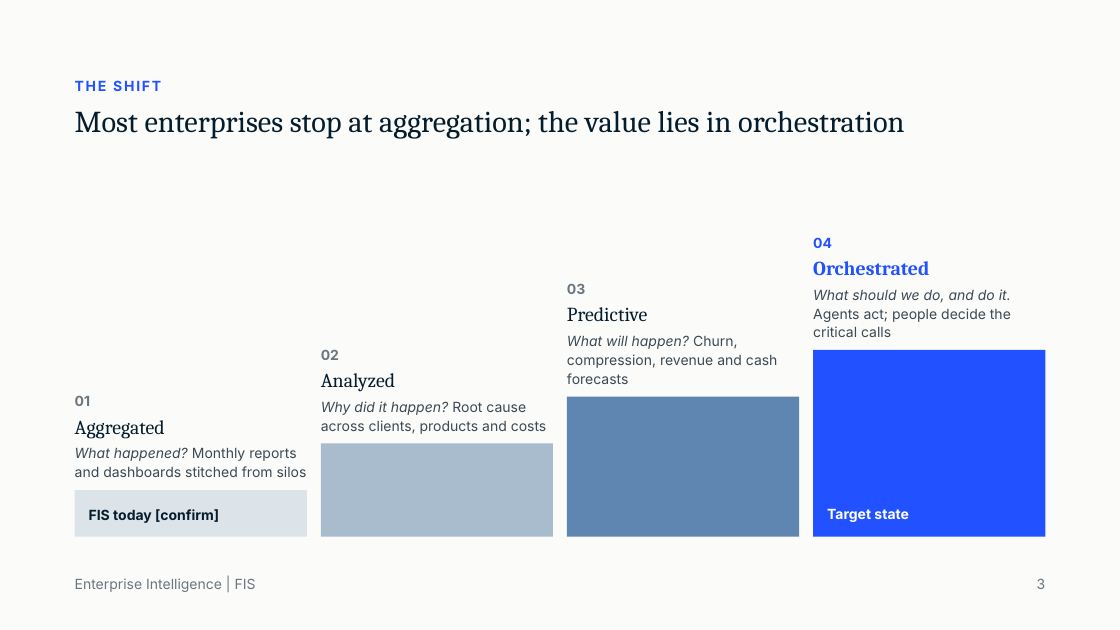
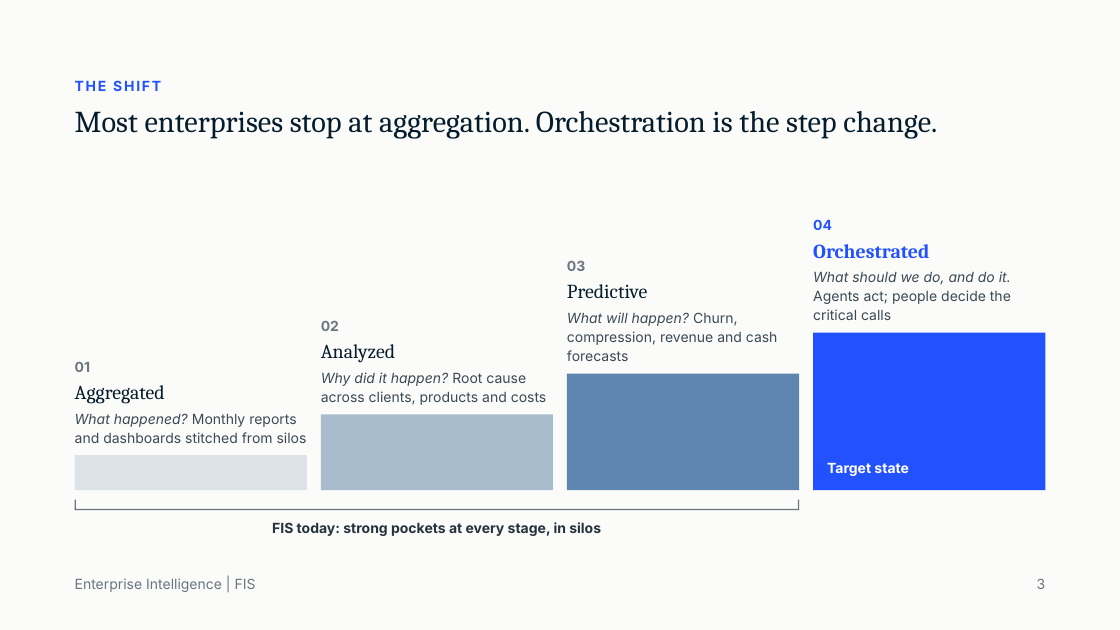
Before and after one commit to singhpawan/craigdeals, a slide deck: slide 3 of Enterprise Intelligence From Aggregated to Orchestrated.pptx. Drawn at 1120x630 pixels with LibreOffice and Linux fonts; fonts in the diff are those of the drawing. Boxes give left, top, right and bottom in pixels: in the first picture for what was removed or moved away, otherwise in the second. Text is boxed around its words. In the diff, an @@ line names an element or a change of style, - is before the commit and + after.

```diff
--- a/Enterprise Intelligence From Aggregated to Orchestrated.pptx
+++ b/Enterprise Intelligence From Aggregated to Orchestrated.pptx
@@ title at (x1=75, y1=111, x2=937, y2=139): text changed @@
-Most enterprises stop at aggregation; the value lies in orchestration
+Most enterprises stop at aggregation. Orchestration is the step change.
@@ 3 texts moved together from (x1=813, y1=237, x2=1011, y2=337) to (x1=813, y1=219, x2=1011, y2=320) @@
@@ 3 texts moved together from (x1=567, y1=284, x2=778, y2=384) to (x1=567, y1=261, x2=778, y2=361) @@
@@ 3 texts moved together from (x1=321, y1=350, x2=547, y2=434) to (x1=321, y1=321, x2=547, y2=405) @@
@@ rectangle "Target state" resized from (x1=813, y1=350, x2=1045, y2=537) to (x1=813, y1=333, x2=1045, y2=491) @@
@@ rectangle resized from (x1=567, y1=397, x2=799, y2=537) to (x1=567, y1=374, x2=799, y2=491) @@
@@ 3 texts moved together from (x1=75, y1=396, x2=307, y2=477) to (x1=75, y1=362, x2=307, y2=443) @@
@@ rectangle resized from (x1=321, y1=444, x2=553, y2=537) to (x1=321, y1=414, x2=553, y2=490) @@
@@ rectangle added at (x1=75, y1=455, x2=307, y2=491), fill #DCE3E9 @@
@@ rectangle removed at (x1=75, y1=490, x2=307, y2=537) @@
-FIS today [confirm]
@@ line added from (76, 500) to (76, 510), #6B7680 1 pt @@
@@ line added from (799, 500) to (799, 510), #6B7680 1 pt @@
@@ line added from (75, 510) to (799, 510), #6B7680 1 pt @@
@@ text added at (x1=272, y1=522, x2=601, y2=536), 12 pt, text #24323D, bold @@
+FIS today: strong pockets at every stage, in silos
```
Also in this commit, not shown: 12 other slides changed, 9 slides added, 3 slides removed, 2 other files.
